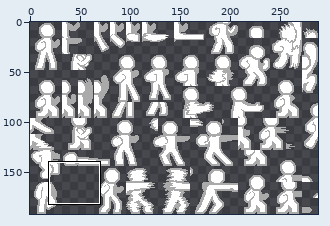
A sprite sheet gets an edit: Fighting game thing/char_sprites.png. The first picture is a wide view before the edit; the outline marks the close-up.
Close-up. First the earlier version:
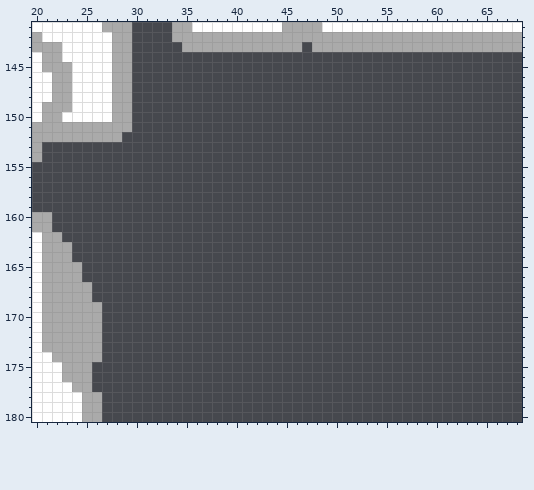
The file is 288x192 pixels. Shown: x 20..68, y 141..180.
New version:
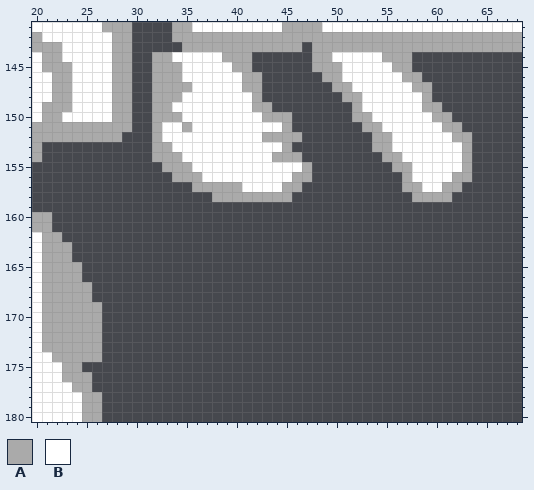
Palette (. is transparent): A #aaaaaa  B #ffffff
The edit:
@@ x 20..68 @@
 143 AAABBBBBAA.....AAAAAAAAAAAA.AAAAAAAAAAAAAAAAAAAAA
-144 BAABBBBBAA.......................................
-145 BAAABBBBAA.......................................
-146 BBAABBBBAA.......................................
-147 BBAABBBBAA.......................................
-148 BBAABBBBAA.......................................
-149 BAAABBBBAA.......................................
-150 BAABBBBBAA.......................................
-151 AAAAAAAAAA.......................................
-152 AAAAAAAAA........................................
-153 A................................................
-154 A................................................
-155 .................................................
-156 .................................................
-157 .................................................
-158 .................................................
+144 BAABBBBBAA..AABBBBBAAA......AABBBBBAAA...........
+145 BAAABBBBAA..AAABBBBBAA......AAABBBBBAA...........
+146 BBAABBBBAA..AAABBBBBBAA......AABBBBBBAA..........
+147 BBAABBBBAA..AAAABBBBBAA.......AABBBBBBAA.........
+148 BBAABBBBAA..AAABBBBBBBA........AABBBBBBA.........
+149 BAAABBBBAA..AABBBBBBBBAA........ABBBBBBAA........
+150 BAABBBBBAA..AAABBBBBBBBAAA......AABBBBBBAA.......
+151 AAAAAAAAAA..ABBABBBBBBBBBA.......AABBBBBBAA......
+152 AAAAAAAAA...ABBBBBBBBBBAAAA.......AABBBBBBAA.....
+153 A...........AABBBBBBBBBBBA........AABBBBBBBA.....
+154 A...........AAABBBBBBBBBAAA........AABBBBBBA.....
+155 .............AAABBBBBBBBBBBA........AABBBBBA.....
+156 ..............AAABBBBBBBBBAA.........ABBBBAA.....
+157 ................AAAAABBBBAA..........AABBAA......
+158 ..................AAAAAAAA............AAAA.......
 159 .................................................
@@ x 23..27 @@
 174 AAAA.
-175 AAA..
+175 AA...
 176 AAA..
Changed places in both close-ups, as pixel boxes (x1, y1, x2, y2):
added: (152, 52, 472, 202)
erased: (82, 362, 92, 372)
